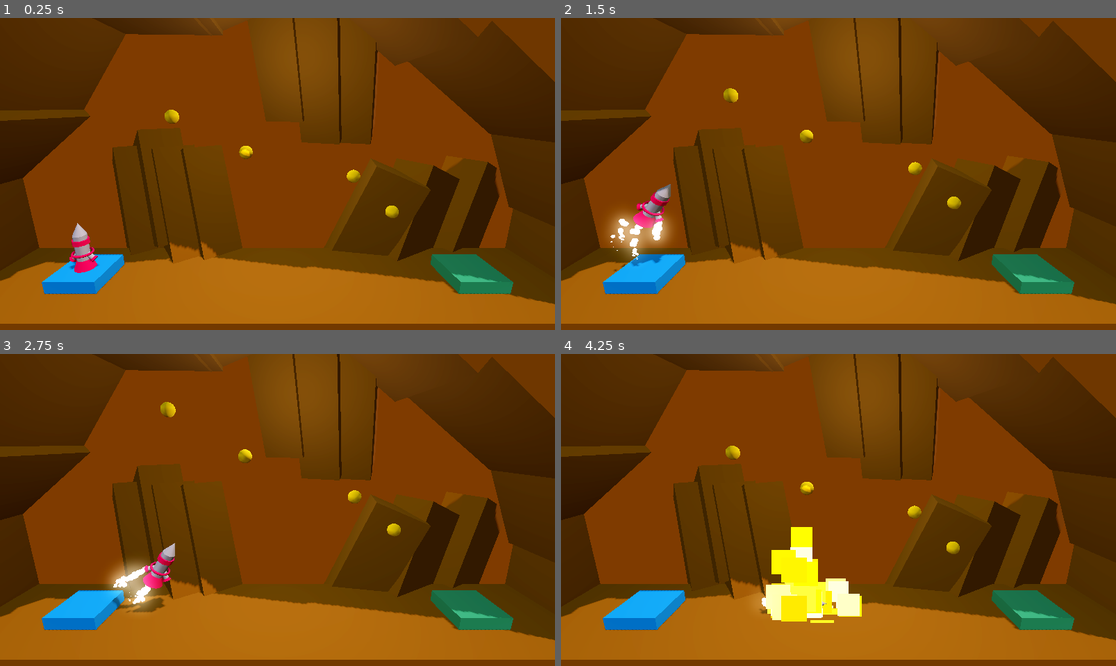
Above: before the commit, frames 1-4 (two rows, left to right).
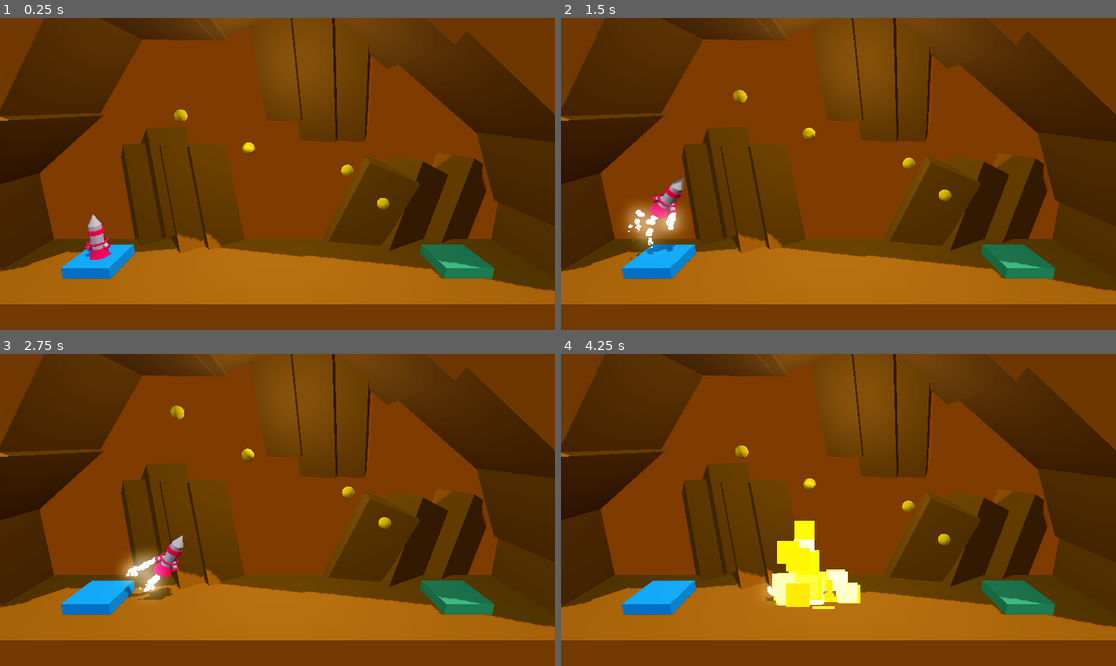
Above: after the commit, the same moments.

Repository: soltansoltanlucian-ux/SoltanLucian-BOOSTGAME
Game: Godot game, scene res://Levels/level_1.tscn
Two runs of this game, one before a commit and one after it. Both use one fixed random seed, a clock stepped at 60 frames per second and the inputs below.
Inputs:
- Up to frame 1 (0.25 s): no input
- Up to frame 2 (1.5 s): hold D (rotate_right) 0.53-1.28 s; hold Space (boost) 0.53-1.28 s; hold A (rotate_left) from 1.28 s (still down); tap Space (boost) at 1.35 s
- Up to frame 3 (2.75 s): release A (rotate_left) at 2.03 s; hold D (rotate_right) from 2.03 s (still down); hold Space (boost) from 2.03 s (still down)
- Up to frame 4 (4.25 s): release Space (boost) at 2.78 s; tap Space (boost) at 2.85 s; release D (rotate_right) at 3.53 s; hold A (rotate_left) from 3.53 s (still down); hold Space (boost) from 3.53 s (still down)

The runs differ from the first frame. In frame 1, 25% of the frame differs, in the area x 0-100%, y 0-98%; in frame 2, 26%; in frame 3, 25%; in frame 4, 26%.

Commit message:
Adăugarea interfețelor de start și selectare nivel; structură UI îmbunătățită.

Diff:
--- a/Levels/level_1.tscn
+++ b/Levels/level_1.tscn
@@ -97,7 +97,7 @@
 size = Vector3(2, 5.68951, 5)
 
 [node name="CSGBox3D3" type="CSGBox3D" parent="Floor"]
-transform = Transform3D(-0.802526, -0.596617, 0, 0.596617, -0.802526, 0, 0, 0, 1, -8.58607, 12.7136, 0)
+transform = Transform3D(-0.802526, -0.596617, 0, 0.596617, -0.802526, 0, 0, 0, 1, -7.8460374, 13.363223, 0)
 size = Vector3(2, 5.68951, 5)
 
 [node name="CSGBox3D4" type="CSGBox3D" parent="Floor"]
@@ -140,7 +140,7 @@
 script = ExtResource("4_x122y")
 
 [node name="Camera3D" type="Camera3D" parent="."]
-transform = Transform3D(1, 0, 0, 0, 0.970296, 0.241922, 0, -0.241922, 0.970296, 0, 7, 10)
+transform = Transform3D(1, 0, 0, 0, 0.9702958, 0.24192195, 0, -0.24192195, 0.9702958, 0, 7, 10.931655)
 fov = 60.0
 
 [node name="Player" parent="." instance=ExtResource("5_a3b1i")]
--- /dev/null
+++ b/UI/level_select.tscn.tscn
@@ -0,0 +1,122 @@
+[gd_scene load_steps=5 format=3 uid="uid://scivu6epvp4y"]
+
+[ext_resource type="Texture2D" uid="uid://rw1ux2xu12e0" path="res://UI/unnamed.png" id="1_ffrn0"]
+
+[sub_resource type="StyleBoxTexture" id="StyleBoxTexture_61ju5"]
+texture = ExtResource("1_ffrn0")
+
+[sub_resource type="StyleBoxFlat" id="StyleBoxFlat_jcxcg"]
+bg_color = Color(0.36538061, 0.49575853, 1, 1)
+corner_radius_top_left = 20
+corner_radius_top_right = 20
+corner_radius_bottom_right = 20
+corner_radius_bottom_left = 20
+shadow_size = 8
+shadow_offset = Vector2(0, 2.625)
+
+[sub_resource type="StyleBoxFlat" id="StyleBoxFlat_a8ipw"]
+bg_color = Color(0, 0.62958467, 0.5750863, 1)
+corner_radius_top_left = 20
+corner_radius_top_right = 20
+corner_radius_bottom_right = 20
+corner_radius_bottom_left = 20
+
+[node name="LevelSelect_tscn" type="Control"]
+layout_mode = 3
+anchors_preset = 15
+anchor_right = 1.0
+anchor_bottom = 1.0
+grow_horizontal = 2
+grow_vertical = 2
+
+[node name="Panel" type="Panel" parent="."]
+layout_mode = 1
+anchors_preset = 15
+anchor_right = 1.0
+anchor_bottom = 1.0
+grow_horizontal = 2
+grow_vertical = 2
+theme_override_styles/panel = SubResource("StyleBoxTexture_61ju5")
+
+[node name="Button" type="Button" parent="Panel"]
+modulate = Color(0.68307734, 0.6830774, 0.68307734, 1)
+self_modulate = Color(0.8217887, 0.82178867, 0.82178867, 1)
+layout_mode = 1
+anchors_preset = 4
+anchor_top = 0.5
+anchor_bottom = 0.5
+offset_left = 78.0
+offset_top = 102.0
+offset_right = 242.18262
+offset_bottom = 260.0
+grow_vertical = 2
+theme_override_font_sizes/font_size = 26
+theme_override_styles/normal = SubResource("StyleBoxFlat_jcxcg")
+text = "Level 1"
+metadata/_edit_group_ = true
+
+[node name="Button5" type="Button" parent="Panel"]
+layout_mode = 1
+anchors_preset = 4
+anchor_top = 0.5
+anchor_bottom = 0.5
+offset_left = 936.0
+offset_top = 102.0
+offset_right = 1100.1826
+offset_bottom = 260.0
+grow_vertical = 2
+theme_override_font_sizes/font_size = 20
+theme_override_styles/normal = SubResource("StyleBoxFlat_a8ipw")
+text = "Back to Menu"
+metadata/_edit_group_ = true
+
+[node name="Button2" type="Button" parent="Panel"]
+modulate = Color(0.68307734, 0.6830774, 0.68307734, 1)
+self_modulate = Color(0.8217887, 0.82178867, 0.82178867, 1)
+layout_mode = 1
+anchors_preset = 4
+anchor_top = 0.5
+anchor_bottom = 0.5
+offset_left = 305.0
+offset_top = 102.0
+offset_right = 469.18262
+offset_bottom = 260.0
+grow_vertical = 2
+theme_override_font_sizes/font_size = 26
+theme_override_styles/normal = SubResource("StyleBoxFlat_jcxcg")
+text = "Level 2"
+metadata/_edit_group_ = true
+
+[node name="Button3" type="Button" parent="Panel"]
+modulate = Color(0.68307734, 0.6830774, 0.68307734, 1)
+self_modulate = Color(0.8217887, 0.82178867, 0.82178867, 1)
+layout_mode = 1
+anchors_preset = 4
+anchor_top = 0.5
+anchor_bottom = 0.5
+offset_left = 523.0
+offset_top = 102.0
+offset_right = 687.1826
+offset_bottom = 260.0
+grow_vertical = 2
+theme_override_font_sizes/font_size = 26
+theme_override_styles/normal = SubResource("StyleBoxFlat_jcxcg")
+text = "Level 3"
+metadata/_edit_group_ = true
+
+[node name="Button4" type="Button" parent="Panel"]
+modulate = Color(0.68307734, 0.6830774, 0.68307734, 1)
+self_modulate = Color(0.8217887, 0.82178867, 0.82178867, 1)
+layout_mode = 1
+anchors_preset = 4
+anchor_top = 0.5
+anchor_bottom = 0.5
+offset_left = 735.0
+offset_top = 102.0
+offset_right = 899.1826
+offset_bottom = 260.0
+grow_vertical = 2
+theme_override_font_sizes/font_size = 26
+theme_override_styles/normal = SubResource("StyleBoxFlat_jcxcg")
+text = "Level 4"
+metadata/_edit_group_ = true
--- /dev/null
+++ b/UI/main_menu.gd
@@ -0,0 +1,5 @@
+# Funcția butonului Exit
+extends Control
+
+func _on_exit_pressed():
+	get_tree().quit()
--- /dev/null
+++ b/UI/main_menu.tscn
@@ -0,0 +1,175 @@
+[gd_scene load_steps=11 format=3 uid="uid://ddpf2ydqc31sa"]
+
+[ext_resource type="Texture2D" uid="uid://rw1ux2xu12e0" path="res://UI/unnamed.png" id="1_p8ccj"]
+[ext_resource type="Script" uid="uid://cmxyoiyfue6iy" path="res://UI/main_menu.gd" id="1_tk8dj"]
+
+[sub_resource type="StyleBoxTexture" id="StyleBoxTexture_tk8dj"]
+texture = ExtResource("1_p8ccj")
+modulate_color = Color(0.39688927, 0.39688927, 0.39688924, 1)
+
+[sub_resource type="StyleBoxFlat" id="StyleBoxFlat_5yyqw"]
+bg_color = Color(0.50140655, 0.5014065, 0.5014065, 1)
+corner_radius_top_left = 16
+corner_radius_top_right = 16
+corner_radius_bottom_right = 16
+corner_radius_bottom_left = 16
+shadow_size = 3
+shadow_offset = Vector2(0, 3)
+
+[sub_resource type="StyleBoxFlat" id="StyleBoxFlat_p8ccj"]
+bg_color = Color(0.39688924, 0.39688927, 0.3968891, 1)
+corner_radius_top_left = 16
+corner_radius_top_right = 16
+corner_radius_bottom_right = 16
+corner_radius_bottom_left = 16
+shadow_size = 3
+shadow_offset = Vector2(0, 3)
+
+[sub_resource type="StyleBoxFlat" id="StyleBoxFlat_tk8dj"]
+bg_color = Color(0.50140655, 0.5014065, 0.5014065, 1)
+corner_radius_top_left = 16
+corner_radius_top_right = 16
+corner_radius_bottom_right = 16
+corner_radius_bottom_left = 16
+shadow_size = 3
+shadow_offset = Vector2(0, 3)
+
+[sub_resource type="StyleBoxFlat" id="StyleBoxFlat_d8nwk"]
+bg_color = Color(0.50140655, 0.5014065, 0.5014065, 1)
+corner_radius_top_left = 16
+corner_radius_top_right = 16
+corner_radius_bottom_right = 16
+corner_radius_bottom_left = 16
+shadow_size = 3
+shadow_offset = Vector2(0, 3)
+
+[sub_resource type="StyleBoxFlat" id="StyleBoxFlat_4cwpn"]
+bg_color = Color(0.50140655, 0.5014065, 0.5014065, 1)
+corner_radius_top_left = 16
+corner_radius_top_right = 16
+corner_radius_bottom_right = 16
+corner_radius_bottom_left = 16
+shadow_size = 3
+shadow_offset = Vector2(0, 3)
+
+[sub_resource type="StyleBoxFlat" id="StyleBoxFlat_f40uw"]
+bg_color = Color(0.50140655, 0.5014065, 0.5014065, 1)
+corner_radius_top_left = 16
+corner_radius_top_right = 16
+corner_radius_bottom_right = 16
+corner_radius_bottom_left = 16
+shadow_size = 3
+shadow_offset = Vector2(0, 3)
+
+[sub_resource type="StyleBoxEmpty" id="StyleBoxEmpty_p8ccj"]
+
+[node name="MainMenu" type="Control"]
+layout_mode = 3
+anchors_preset = 15
+anchor_right = 1.0
+anchor_bottom = 1.0
+offset_left = -1.0
+offset_top = 6.0
+offset_right = -1.0
+offset_bottom = 6.0
+grow_horizontal = 2
+grow_vertical = 2
+script = ExtResource("1_tk8dj")
+
+[node name="Panel" type="Panel" parent="."]
+layout_mode = 1
+anchors_preset = 15
+anchor_right = 1.0
+anchor_bottom = 1.0
+grow_horizontal = 2
+grow_vertical = 2
+theme_override_styles/panel = SubResource("StyleBoxTexture_tk8dj")
+
+[node name="VBoxContainer" type="VBoxContainer" parent="."]
+layout_mode = 1
+anchors_preset = 8
+anchor_left = 0.5
+anchor_top = 0.5
+anchor_right = 0.5
+anchor_bottom = 0.5
+offset_left = -196.375
+offset_top = -10.0
+offset_right = 196.375
+offset_bottom = 261.5
+grow_horizontal = 2
+grow_vertical = 2
+theme_override_constants/separation = 4
+
+[node name="Start Game" type="Button" parent="VBoxContainer"]
+layout_mode = 2
+size_flags_vertical = 3
+theme_override_colors/font_color = Color(0, 0, 0, 1)
+theme_override_colors/font_focus_color = Color(0, 0, 0, 1)
+theme_override_colors/font_pressed_color = Color(0, 0, 0, 1)
+theme_override_colors/font_hover_color = Color(0, 0, 0, 1)
+theme_override_font_sizes/font_size = 32
+theme_override_styles/normal = SubResource("StyleBoxFlat_5yyqw")
+theme_override_styles/normal_mirrored = SubResource("StyleBoxFlat_5yyqw")
+theme_override_styles/pressed = SubResource("StyleBoxFlat_p8ccj")
+theme_override_styles/hover = SubResource("StyleBoxFlat_tk8dj")
+theme_override_styles/hover_mirrored = SubResource("StyleBoxFlat_d8nwk")
+theme_override_styles/hover_pressed = SubResource("StyleBoxFlat_4cwpn")
+theme_override_styles/hover_pressed_mirrored = SubResource("StyleBoxFlat_f40uw")
+theme_override_styles/focus = SubResource("StyleBoxEmpty_p8ccj")
+text = "Start game"
+
+[node name="Controls" type="Button" parent="VBoxContainer"]
+layout_mode = 2
+size_flags_vertical = 3
+theme_override_colors/font_color = Color(0, 0, 0, 1)
+theme_override_colors/font_focus_color = Color(0, 0, 0, 1)
+theme_override_colors/font_pressed_color = Color(0, 0, 0, 1)
+theme_override_colors/font_hover_color = Color(0, 0, 0, 1)
+theme_override_font_sizes/font_size = 32
+theme_override_styles/normal = SubResource("StyleBoxFlat_5yyqw")
+theme_override_styles/normal_mirrored = SubResource("StyleBoxFlat_5yyqw")
+theme_override_styles/pressed = SubResource("StyleBoxFlat_p8ccj")
+theme_override_styles/hover = SubResource("StyleBoxFlat_tk8dj")
+theme_override_styles/hover_mirrored = SubResource("StyleBoxFlat_d8nwk")
+theme_override_styles/hover_pressed = SubResource("StyleBoxFlat_4cwpn")
+theme_override_styles/hover_pressed_mirrored = SubResource("StyleBoxFlat_f40uw")
+theme_override_styles/focus = SubResource("StyleBoxEmpty_p8ccj")
+text = "Controls"
+
+[node name="Exit" type="Button" parent="VBoxContainer"]
+layout_mode = 2
+size_flags_vertical = 3
+theme_override_colors/font_color = Color(0, 0, 0, 1)
+theme_override_colors/font_focus_color = Color(0, 0, 0, 1)
+theme_override_colors/font_pressed_color = Color(0, 0, 0, 1)
+theme_override_colors/font_hover_color = Color(0, 0, 0, 1)
+theme_override_font_sizes/font_size = 32
+theme_override_styles/normal = SubResource("StyleBoxFlat_5yyqw")
+theme_override_styles/normal_mirrored = SubResource("StyleBoxFlat_5yyqw")
+theme_override_styles/pressed = SubResource("StyleBoxFlat_p8ccj")
+theme_override_styles/hover = SubResource("StyleBoxFlat_tk8dj")
+theme_override_styles/hover_mirrored = SubResource("StyleBoxFlat_d8nwk")
+theme_override_styles/hover_pressed = SubResource("StyleBoxFlat_4cwpn")
+theme_override_styles/hover_pressed_mirrored = SubResource("StyleBoxFlat_f40uw")
+theme_override_styles/focus = SubResource("StyleBoxEmpty_p8ccj")
+text = "Exit"
+
+[node name="Label" type="Label" parent="."]
+layout_mode = 1
+anchors_preset = 8
+anchor_left = 0.5
+anchor_top = 0.5
+anchor_right = 0.5
+anchor_bottom = 0.5
+offset_left = -319.5
+offset_top = -189.0
+offset_right = 319.5
+offset_bottom = -52.0
+grow_horizontal = 2
+grow_vertical = 2
+theme_override_colors/font_shadow_color = Color(0.19434929, 0.19434926, 0.19434926, 0)
+theme_override_constants/shadow_offset_y = 3
+theme_override_font_sizes/font_size = 100
+text = "Rocket Game"
+
+[connection signal="pressed" from="VBoxContainer/Exit" to="." method="_on_exit_pressed"]
--- a/project.godot
+++ b/project.godot
@@ -1,3 +1,11 @@
+; Engine configuration file.
+; It's best edited using the editor UI and not directly,
+; since the parameters that go here are not all obvious.
+;
+; Format:
+;   [section] ; section goes between []
+;   param=value ; assign values to parameters
+
 config_version=5
 
 [application]
Not shown: 1 places in Levels/level_1.tscn that only renumber resources
Not shown, added: UI/main_menu.gd.uid
Not shown: 1 places in UI/score_board.tscn that only renumber resources
Binary file added: UI/unnamed.png
Not shown, added: UI/unnamed.png.import
Not shown, changed: README.md
